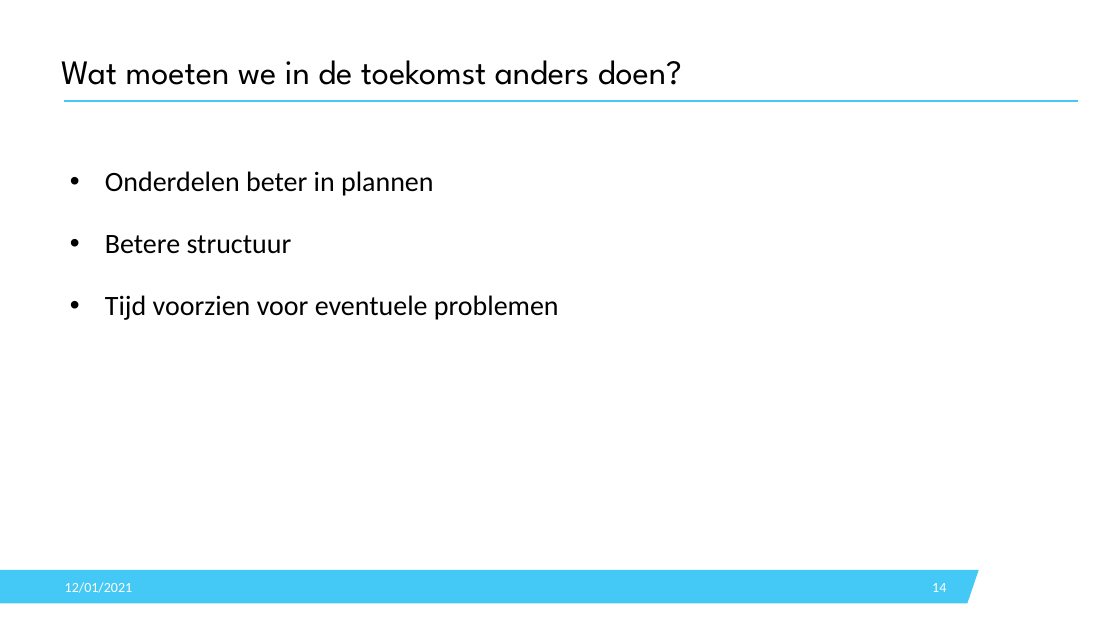
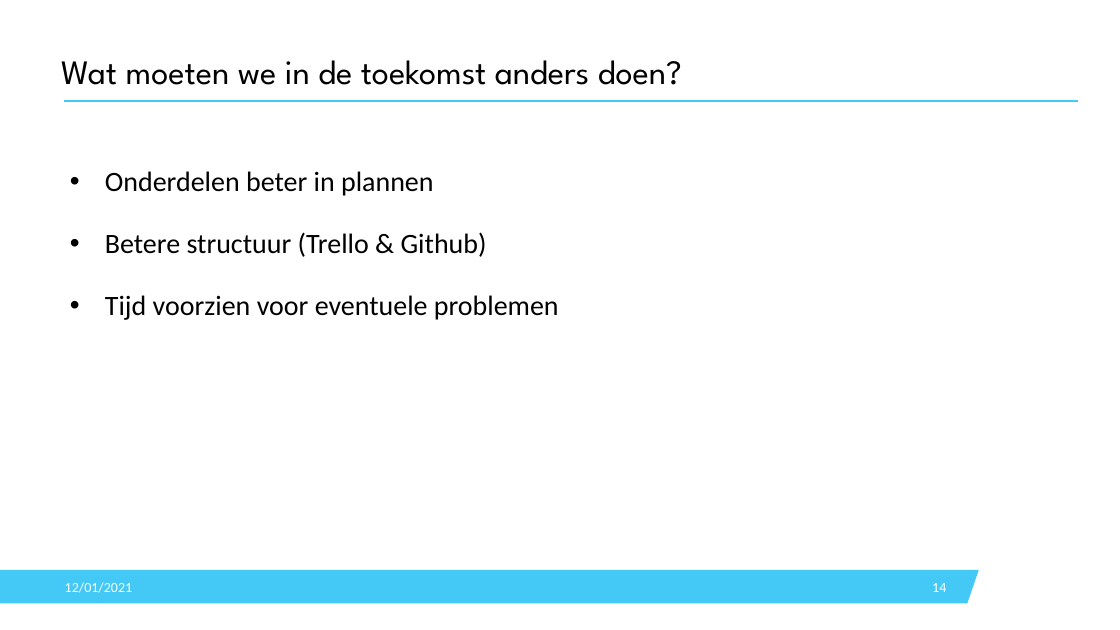
Before and after one commit to SoensJakob/Team-Project-Twister-2.0, a slide deck: slide 14 of Documents/Milestone 2/Milestone_2_Presentatie.pptx. Drawn at 1120x630 pixels with LibreOffice and Linux fonts; fonts in the diff are those of the drawing; background and template pictures are left out. Boxes give left, top, right and bottom in pixels: in the first picture for what was removed or moved away, otherwise in the second. Text is boxed around its words. In the diff, an @@ line names an element or a change of style, - is before the commit and + after.

Commit message:
UPD: Presentatie 2

```diff
--- a/Documents/Milestone 2/Milestone_2_Presentatie.pptx
+++ b/Documents/Milestone 2/Milestone_2_Presentatie.pptx
@@ text at (x1=105, y1=232, x2=487, y2=257): text changed @@
-• Betere structuur
+• Betere structuur (Trello & Github)
```
